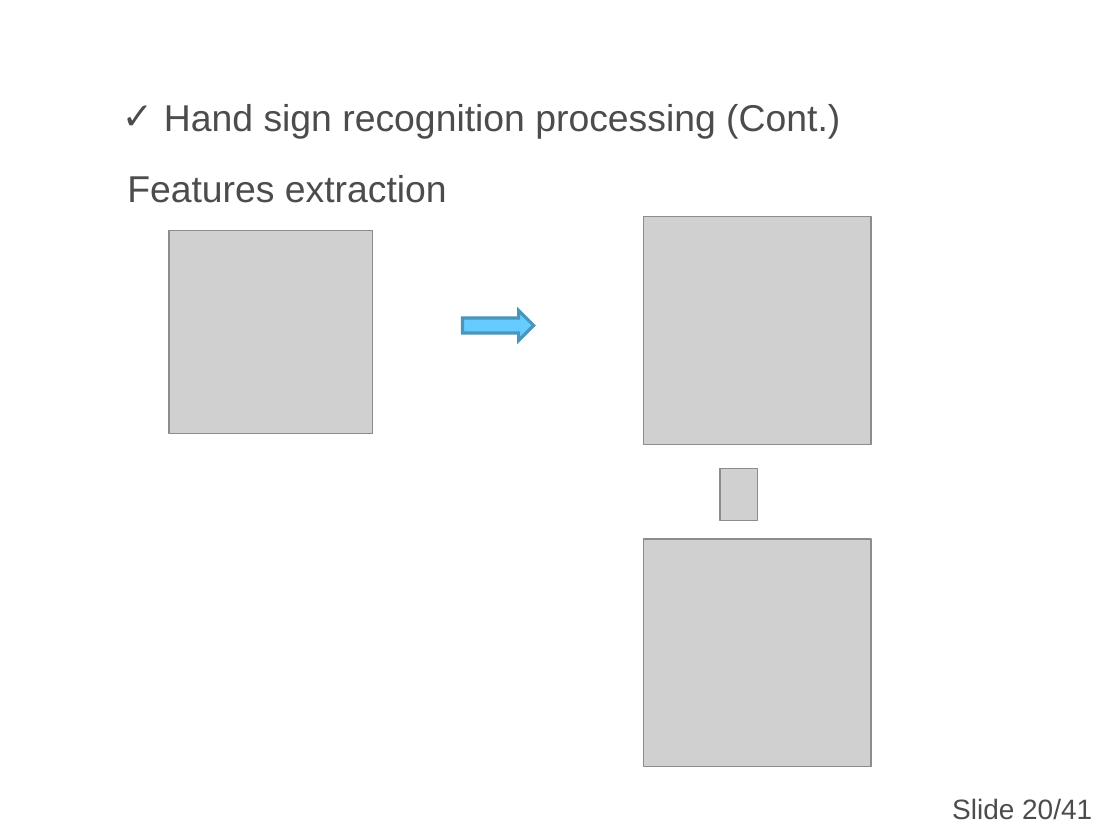
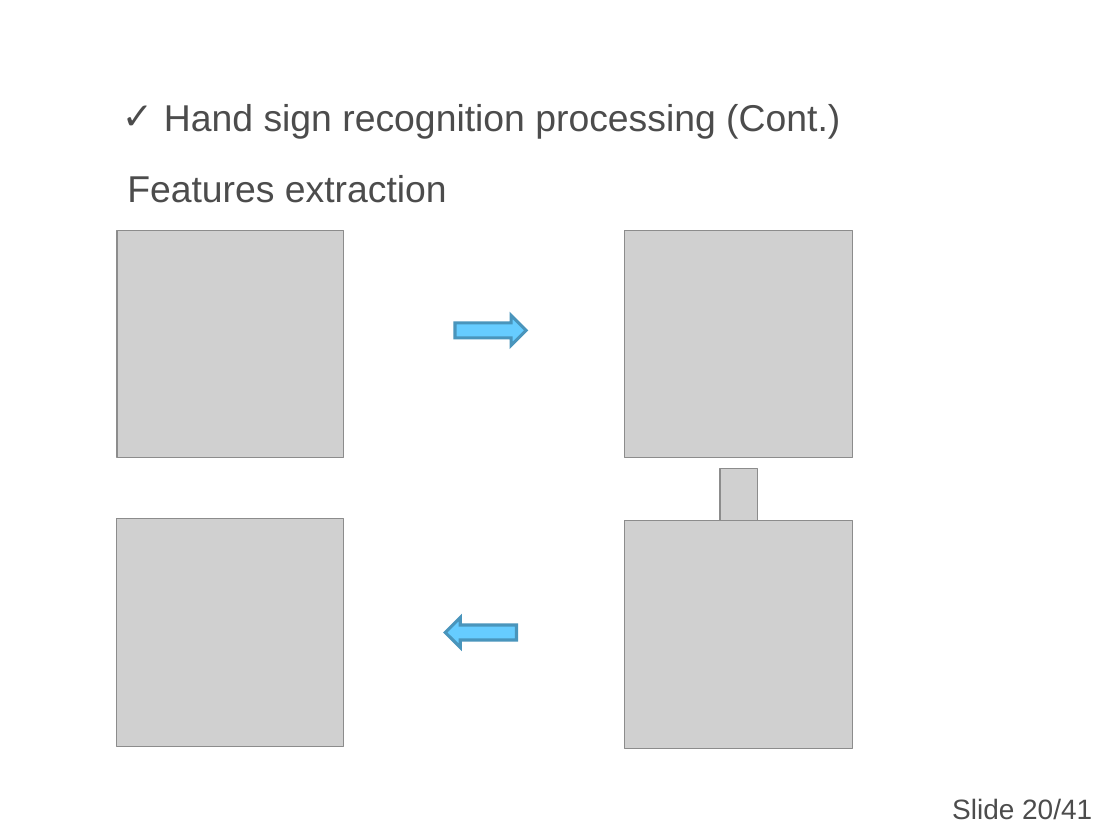
Before and after one commit to nicknguyen071093/CapstoneProject, a slide deck: slide 22 of Baocao/1007/Tan/CapstoneProject.ppt. Drawn at 1120x840 pixels with LibreOffice and Linux fonts; fonts in the diff are those of the drawing; grey boxes stand for pictures; background and template pictures are left out. Boxes give left, top, right and bottom in pixels: in the first picture for what was removed or moved away, otherwise in the second. Text is boxed around its words. In the diff, an @@ line names an element or a change of style, - is before the commit and + after.

Commit message:
Tan

```diff
--- a/Baocao/1007/Tan/CapstoneProject.ppt
+++ b/Baocao/1007/Tan/CapstoneProject.ppt
@@ picture: place and size @@
-picture at (169, 231, 373, 435)
+picture at (118, 231, 345, 458)
@@ picture: place and size @@
-picture at (643, 216, 870, 444)
+picture at (625, 231, 852, 458)
@@ right arrow: place and size @@
-right arrow at (463, 310, 534, 340)
+right arrow at (455, 316, 526, 346)
@@ right arrow at (455, 316, 526, 346): proportions changed @@
@@ picture added at (116, 519, 344, 746) @@
@@ picture: place and size @@
-picture at (643, 539, 870, 766)
+picture at (625, 521, 852, 749)
@@ right arrow added at (446, 617, 517, 647), fill #66CCFF, outline #4995BC 2.01 pt @@
```
Also in this commit, not shown: 1 other slide changed.
